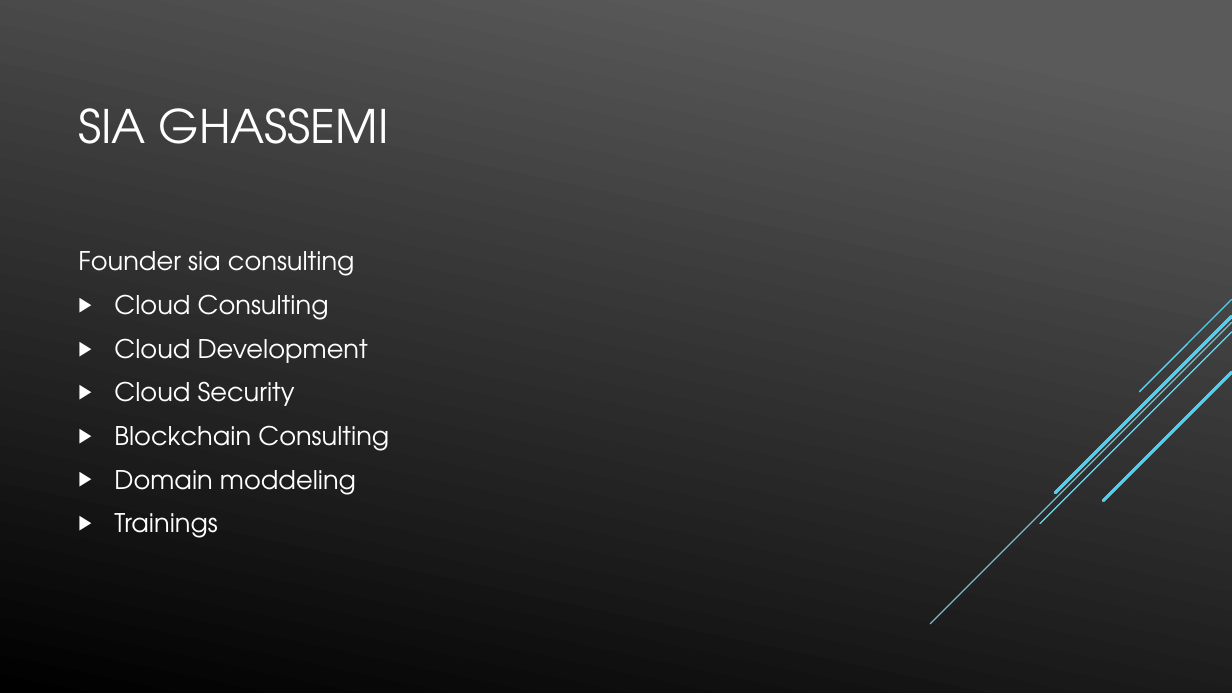
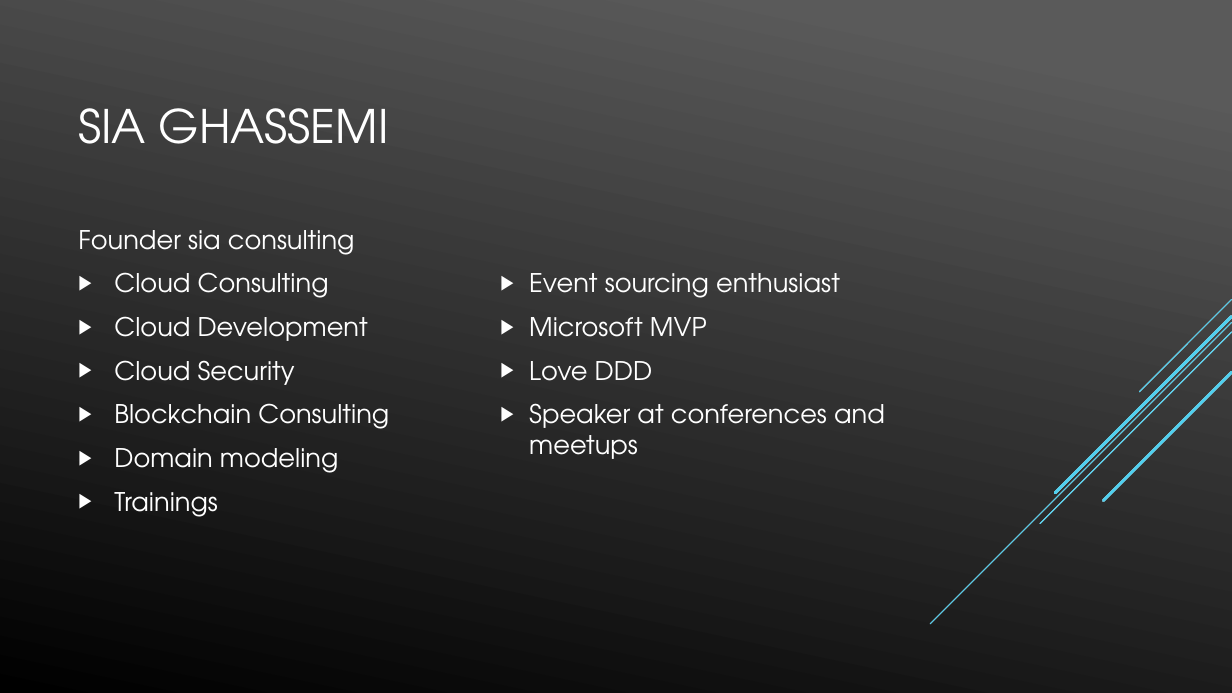
Before and after one commit to dersia/presentations, a slide deck: slide 2 of Kubernetes on Azure.pptx. Drawn at 1232x693 pixels with LibreOffice and Linux fonts; fonts in the diff are those of the drawing. Boxes give left, top, right and bottom in pixels: in the first picture for what was removed or moved away, otherwise in the second. Text is boxed around its words. In the diff, an @@ line names an element or a change of style, - is before the commit and + after.

Commit message:
updates to self

```diff
--- a/Kubernetes on Azure.pptx
+++ b/Kubernetes on Azure.pptx
@@ text at [529, 273, 885, 459]: paragraphs added @@
+▶ Event sourcing enthusiast
+▶ Microsoft MVP
+▶ Love DDD
+▶ Speaker at conferences and meetups
@@ text at [114, 448, 338, 473]: text changed @@
-▶ Domain moddeling
+▶ Domain modeling
```
